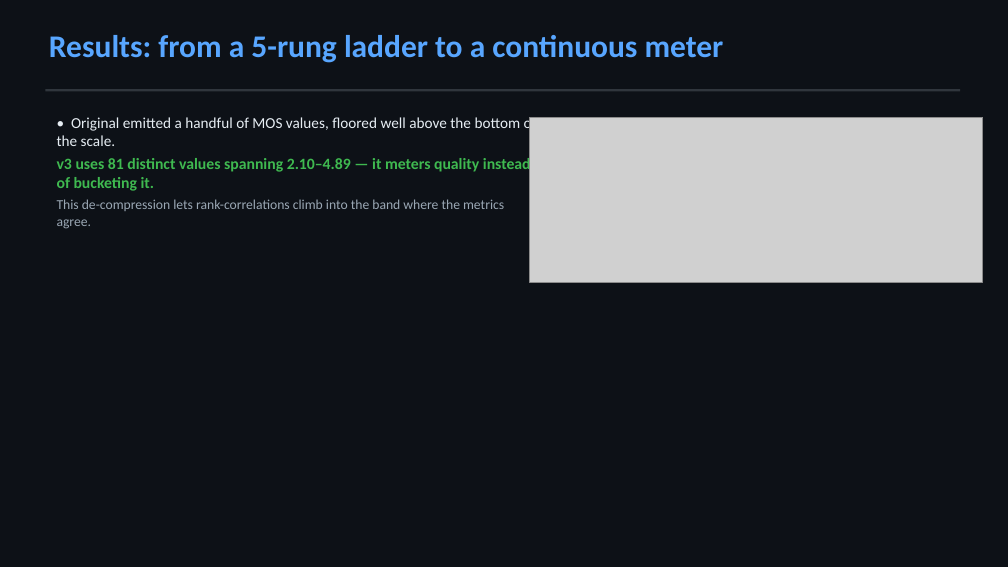
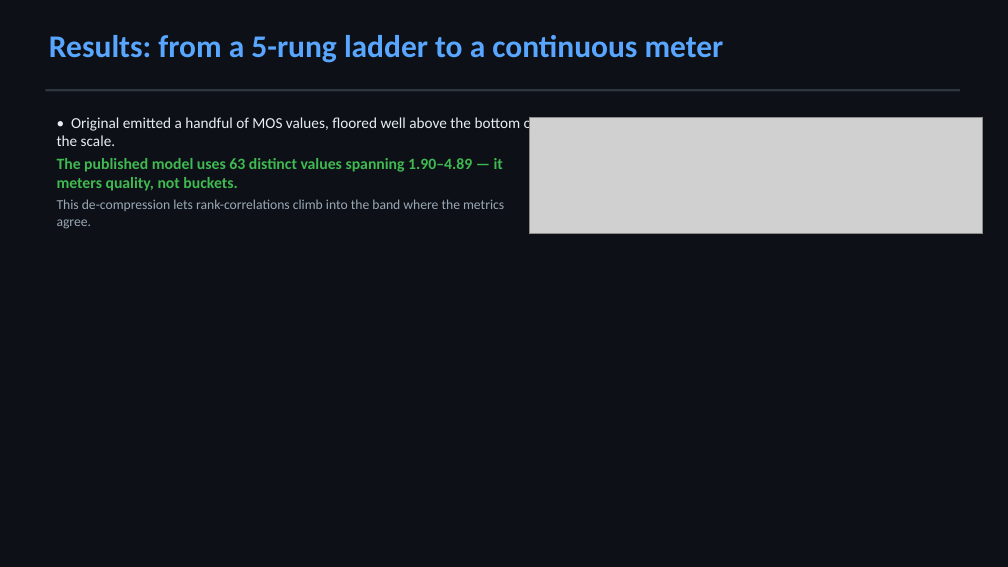
Before and after one commit to LarocheC/llm-sqa, a slide deck: slide 15 of experiments/results/planb_deck.pptx. Drawn at 1008x567 pixels with LibreOffice and Linux fonts; fonts in the diff are those of the drawing; grey boxes stand for pictures. Boxes give left, top, right and bottom in pixels: in the first picture for what was removed or moved away, otherwise in the second. Text is boxed around its words. In the diff, an @@ line names an element or a change of style, - is before the commit and + after.

Commit message:
Regenerate the deck and summary for the published (open) model
The slide deck and PLAN_B_SUMMARY still quoted the old model's numbers. Rebuild both
from the committed eval outputs.

- New experiments/planb/make_plots.py regenerates every figure from experiments/results
  alone (no GPU, no datasets), so the plots can never silently drift from the numbers
  again: degradation_sweep_open, mos_scale_usage_open, enhancement_open, and
  reverb_real_vs_synthetic.

- New deck slide "The reverb result: why the benchmark lied" - the synthetic sweep was
  measuring an artefact (synth_reverb's explicit direct path gives an artificially high
  DRR at every RT60), not the model's ability. Against PESQ: synthetic +0.610/+0.391,
  real held-out RIRs +0.328/+0.632 (old/new). Real rooms are what the model will meet.

- Deck + summary now carry the published model's numbers (rho 0.65-0.71, 63 distinct MOS
  values, enhancement +1.05 / 91% of files, real-reverb rho +0.63) and state the
  trade-off with the old model rather than hiding it.

```diff
--- a/experiments/results/planb_deck.pptx
+++ b/experiments/results/planb_deck.pptx
@@ picture: place and size @@
-picture at (529,117,983,282)
+picture at (529,117,983,234)
@@ text at (57,158,503,191): text changed @@
-v3 uses 81 distinct values spanning 2.10–4.89 — it meters quality instead of bucketing it.
+The published model uses 63 distinct values spanning 1.90–4.89 — it meters quality, not buckets.
```
Also in this commit, not shown: 7 other slides changed, 1 slide added, 8 other files.
